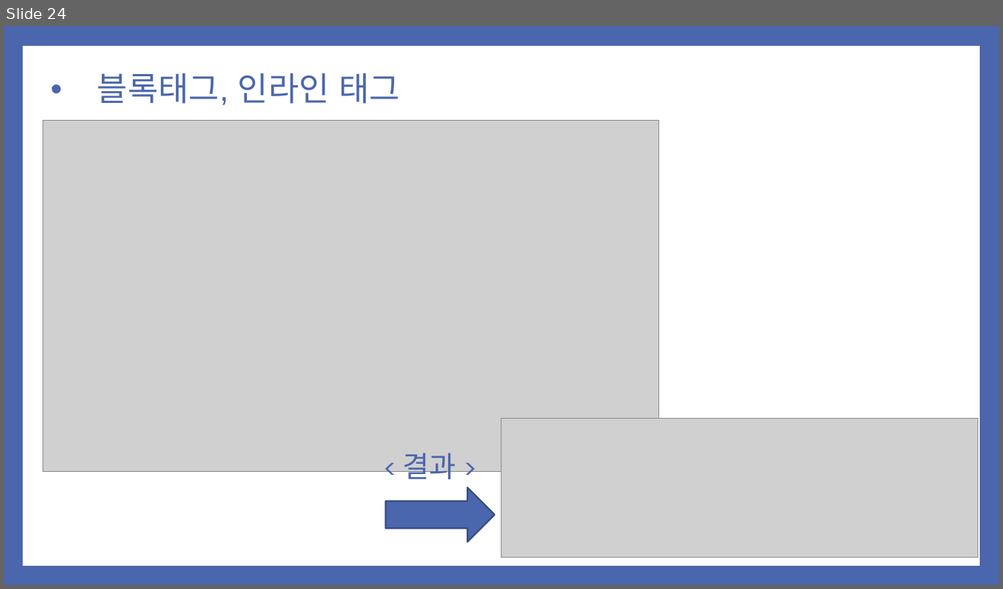
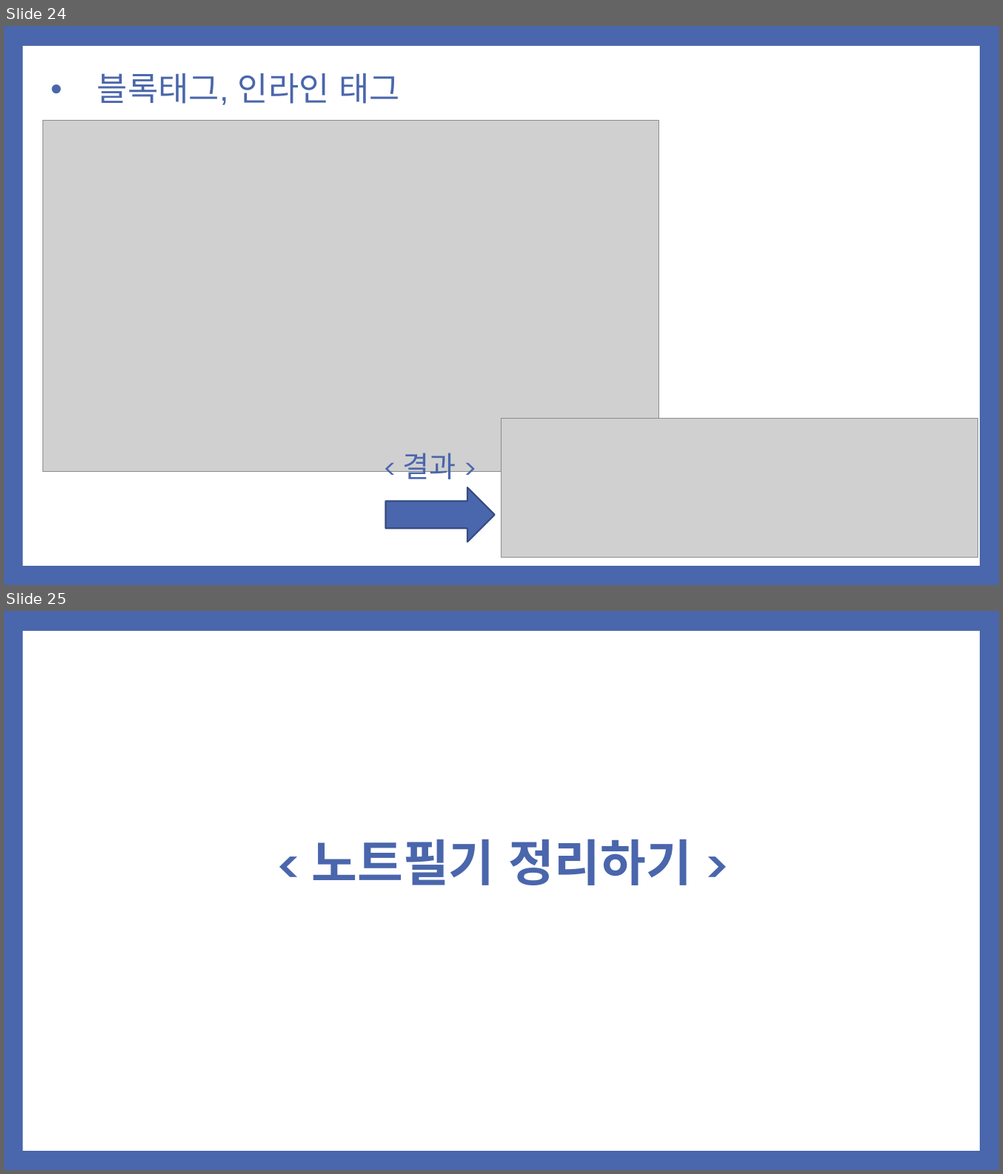
Before and after one commit to noheul1030/KOPO-HTML, a slide deck: 과제PPT/기업업무 1강.pptx. Shown one above the other, each under a label of ours: slide 24 before the commit, slides 24 and 25 after it. The pictures are 1003x589 and 1003x1174 pixels, drawn with LibreOffice and Linux fonts; fonts in the diff are those of the drawing; grey boxes stand for pictures. Boxes give left, top, right and bottom in pixels: in the first picture for what was removed or moved away, otherwise in the second. Text is boxed around its words. In the diff, an @@ line names an element or a change of style, - is before the commit and + after.

```diff
--- a/과제PPT/기업업무 1강.pptx
+++ b/과제PPT/기업업무 1강.pptx
@@ slide 25 added at (4, 611, 999, 1170), background #4A66AC; not listed: 1 template element that a slide beside it also shows @@
@@ text added at (312, 839, 691, 886), 48 pt, text #4A66AC, bold @@
+< 노트필기 정리하기 >
```
Also in this commit, not shown: 3 other slides added, 3 slides removed.
